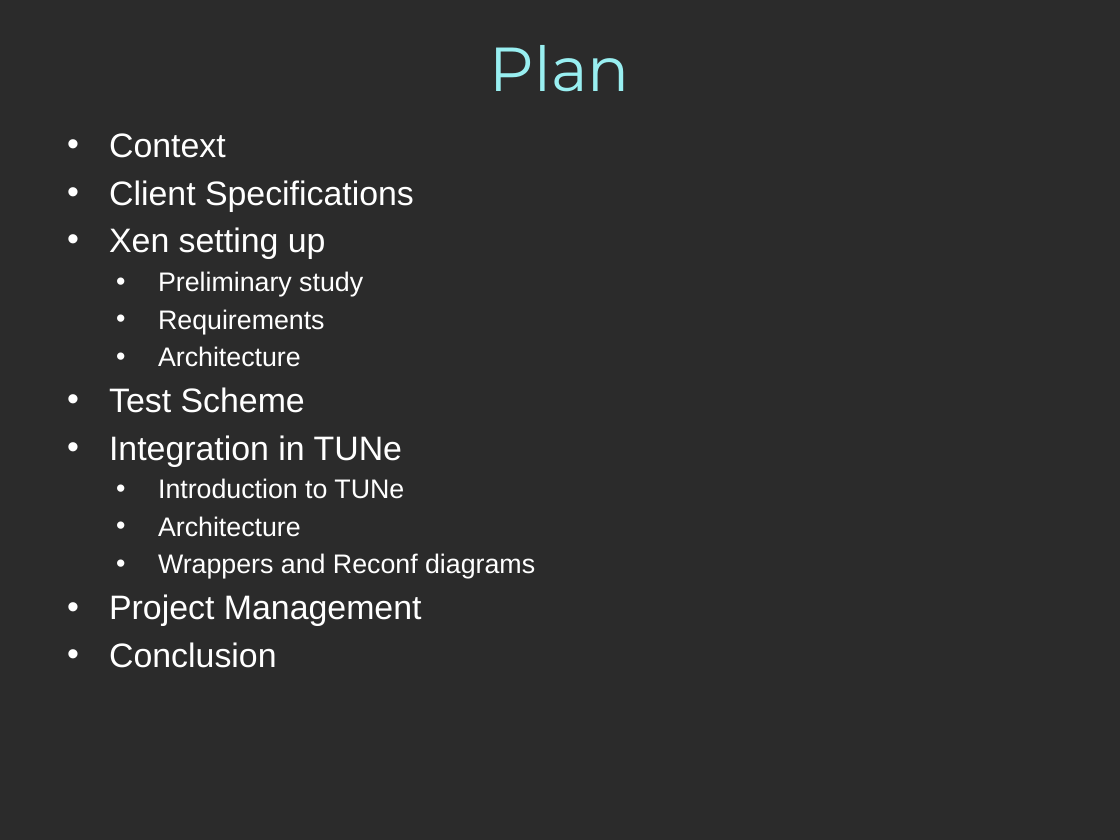
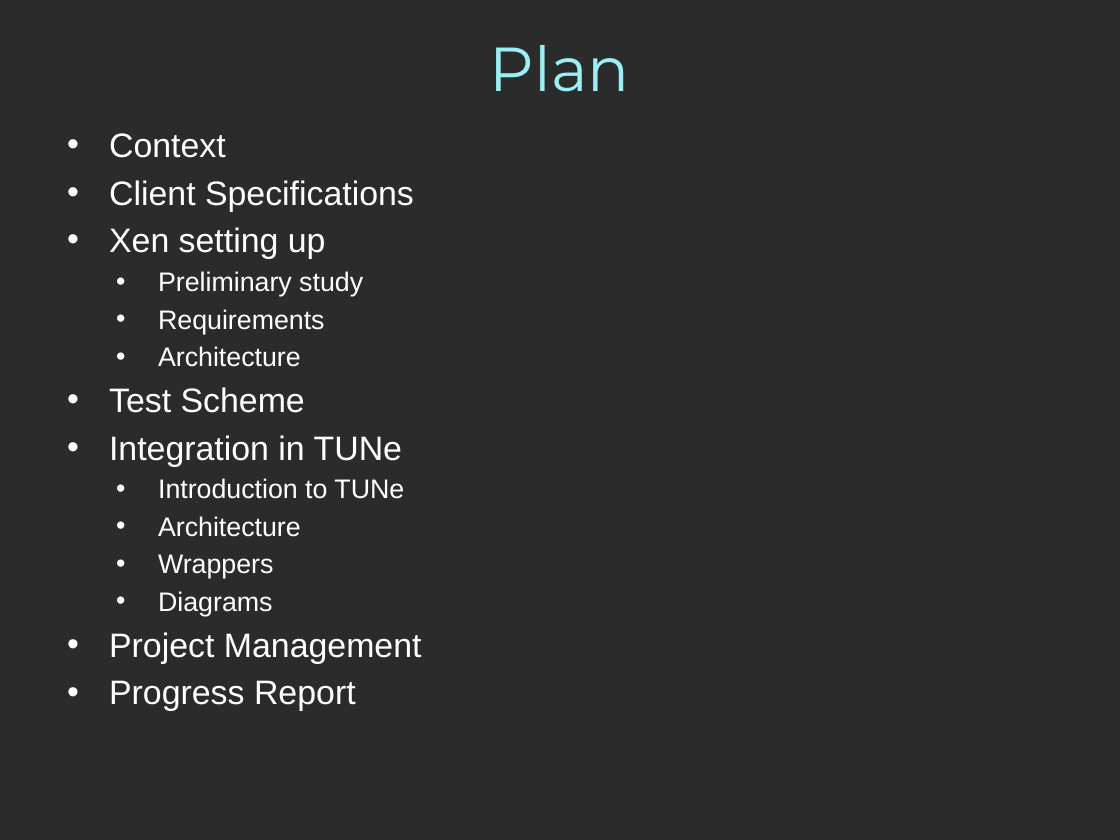
Before and after one commit to mgiorgino/xen-attitune, a slide deck: slide 2 of Docs/Anglais/PresentationAnglais.pptx. Drawn at 1120x840 pixels with LibreOffice and Linux fonts; fonts in the diff are those of the drawing; background and template pictures are left out; a plain dark background stands for a picture behind light text. Boxes give left, top, right and bottom in pixels: in the first picture for what was removed or moved away, otherwise in the second. Text is boxed around its words. In the diff, an @@ line names an element or a change of style, - is before the commit and + after.

```diff
--- a/Docs/Anglais/PresentationAnglais.pptx
+++ b/Docs/Anglais/PresentationAnglais.pptx
@@ text at [158,554,273,616]: text changed @@
-    • Wrappers and Reconf diagrams
+    • Wrappers
+    • Diagrams
@@ text at [109,680,356,711]: text changed @@
-• Conclusion
+• Progress Report
```
Also in this commit, not shown: 19 other slides changed, 2 slides added, 2 slides removed.
